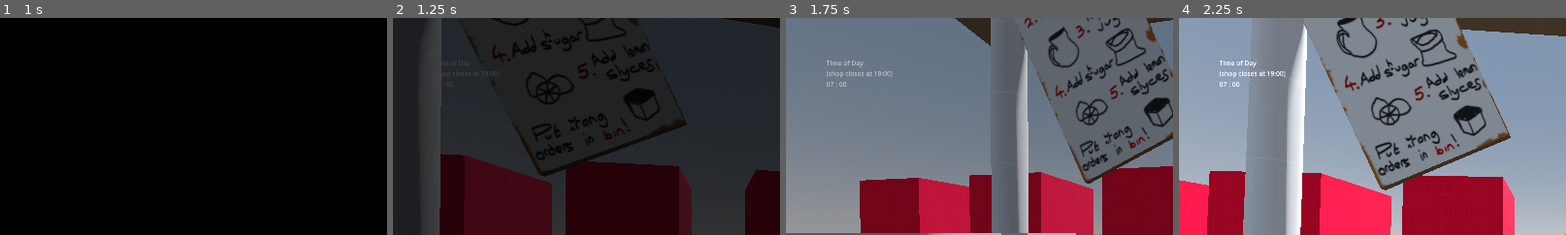
Above: before the commit, frames 1-4 (left to right).
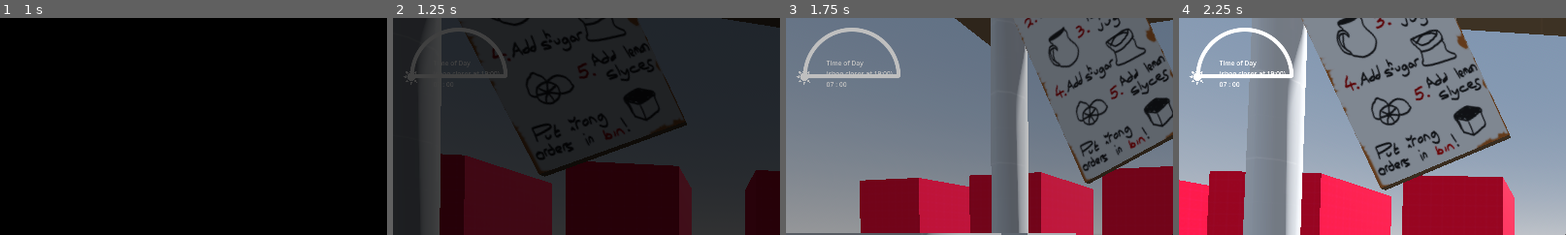
Above: after the commit, the same moments.

Repository: joshuaclarkuk/ProjectLemonade
Game: Godot game, scene res://Levels/main.tscn
Two runs of this game, one before a commit and one after it. Both use one fixed random seed, a clock stepped at 60 frames per second and the inputs below. This scene is started directly instead of the project's main scene.
Inputs (mouse positions are % of the whole screen's width and height, from its top left):
- Up to frame 1 (1 s): tap Enter at 0.5 s; move the mouse to (55, 50) at 0.52 s; press the mouse at (55, 50) at 0.53 s
- Up to frame 2 (1.25 s): no input
- Up to frame 3 (1.75 s): tap Enter at 1.25 s; move the mouse to (45, 50) at 1.27 s; release the mouse at (45, 50) at 1.28 s; click (45, 50) at 1.35 s
- Up to frame 4 (2.25 s): tap Enter at 2 s; move the mouse to (52, 48) at 2.02 s; press the mouse at (52, 48) at 2.03 s
The pictures show only the part of the screen within x 0-50%, y 0-50%; the shares and areas given below are measured in that part.

Frame 1 is identical in both runs. In frame 2, 0.9% of the frame differs, in the area x 2-30%, y 4-31%; in frame 3, 1.2%; in frame 4, 1.2%.

Commit message:
Made Start on Sun Timer Graphic
Clipping children doesn't seem to work so having to think of another way around it

Diff:
--- a/Levels/main.tscn
+++ b/Levels/main.tscn
@@ -10,7 +10,9 @@
 [ext_resource type="PackedScene" uid="uid://bj3sf7s4cywbv" path="res://Zombie/queue_point.tscn" id="6_clnmg"]
 [ext_resource type="Material" uid="uid://bbpj184144cky" path="res://Materials/Prototyping/prototyping_red.tres" id="7_xslve"]
 [ext_resource type="Texture2D" uid="uid://bser51axymuul" path="res://Assets/Textures/GameOverScreen/End of Days.png" id="10_fpe8g"]
+[ext_resource type="Texture2D" uid="uid://cp1wweib5foxc" path="res://Assets/Textures/sun-3337.png" id="10_qtea6"]
 [ext_resource type="Texture2D" uid="uid://c5pdexm3hrp8y" path="res://Assets/Textures/SplashScreens/Black Splash.png" id="11_cu7dw"]
+[ext_resource type="Texture2D" uid="uid://5xcm3460ocn2" path="res://Assets/Textures/SemiCircle.png" id="11_f514r"]
 [ext_resource type="FontFile" uid="uid://nuspnysmmlfs" path="res://Assets/Fonts/Montserrat-SemiBold.ttf" id="11_uujn6"]
 
 [sub_resource type="ProceduralSkyMaterial" id="ProceduralSkyMaterial_g0bop"]
@@ -45,6 +47,7 @@
 [node name="Main" type="Node3D"]
 script = ExtResource("1_t6mj7")
 zombie = ExtResource("5_1hf5j")
+max_time_in_day = 6.0
 
 [node name="WorldEnvironment" type="WorldEnvironment" parent="."]
 environment = SubResource("Environment_1cgnf")
@@ -55,7 +58,9 @@
 
 [node name="AudioPlayers" type="Node" parent="."]
 
-[node name="AmbiencePlayer" type="AudioStreamPlayer" parent="AudioPlayers"]
+[node name="AmbiencePlayerBirds" type="AudioStreamPlayer" parent="AudioPlayers"]
+
+[node name="AmbiencePlayerTrees" type="AudioStreamPlayer" parent="AudioPlayers"]
 
 [node name="BGMPlayer" type="AudioStreamPlayer" parent="AudioPlayers"]
 stream = ExtResource("3_dp8sl")
@@ -159,6 +164,31 @@
 [node name="ZombieSpawnTimer" type="Timer" parent="Timers"]
 wait_time = 15.0
 autostart = true
+
+[node name="SunPivot" type="Control" parent="."]
+layout_mode = 3
+anchors_preset = 0
+offset_left = 168.0
+offset_top = 145.0
+offset_right = 208.0
+offset_bottom = 185.0
+
+[node name="SunTexture" type="TextureRect" parent="SunPivot"]
+layout_mode = 0
+offset_left = -143.0
+offset_top = -19.0
+offset_right = -103.0
+offset_bottom = 21.0
+texture = ExtResource("10_qtea6")
+expand_mode = 1
+
+[node name="SkySemiCircle" type="TextureRect" parent="."]
+clip_children = 2
+offset_left = 35.0
+offset_top = 8.0
+offset_right = 291.0
+offset_bottom = 264.0
+texture = ExtResource("11_f514r")
 
 [node name="EndDayScreen" type="Control" parent="."]
 layout_mode = 3
--- a/Scripts/Player/player.gd
+++ b/Scripts/Player/player.gd
@@ -18,6 +18,7 @@
 @onready var tutorial_panel: PanelContainer = $TutorialPanel
 @onready var money_audio: AudioStreamPlayer = $AudioPlayers/MoneyAudio
 @onready var animation_player: AnimationPlayer = $AnimationPlayer
+@onready var sun_pivot: Control = $GameUI/SunPivot
 
 @export_range(0.001, 0.005) var mouse_sensitivity: float = 0.002
 @export var combo_multiplier_to_add: float = 0.2
--- a/Scripts/main.gd
+++ b/Scripts/main.gd
@@ -7,6 +7,7 @@
 @onready var spawn_points: Node3D = $SpawnPoints
 @onready var leave_points: Node3D = $LeavePoints
 @onready var zombie_spawn_timer: Timer = $Timers/ZombieSpawnTimer
+@onready var sun_pivot: Control = $SunPivot
 @onready var lemonade_stand: CSGBox3D = $LemonadeStand
 
 # End of day timers and screens
@@ -24,7 +25,6 @@
 @onready var drinks_binned_stat: Label = $EndDayScreen/StatsGrid/DrinksBinnedStat
 
 #Audio Players
-@onready var ambience_player: AudioStreamPlayer = $AudioPlayers/AmbiencePlayer
 @onready var bgm_player: AudioStreamPlayer = $AudioPlayers/BGMPlayer
 
 
@@ -38,6 +38,7 @@
 
 # Populate Spawn arrays
 var tool_manager: ToolManager
+var tutorial_panel: PanelContainer = null
 var spawn_points_array: Array = []
 var queue_points_array: Array[QueuePoint] = []
 var leave_points_array: Array[Marker3D] = []
@@ -84,10 +85,11 @@
 	GameManager.set_player(player)
 	GameManager.set_camera(player.get_node("CameraPivot/SmoothCamera"))
 
-	# Get reference to Tool_Manager
+	# Get references
 	tool_manager = lemonade_stand.get_node("ObjectManager")
 	if !tool_manager:
 		printerr("Couldn't find ToolManager!")
+	tutorial_panel = player.get_node("TutorialPanel")
 
 	# Populate spawn points array
 	for i in spawn_points.get_children():
@@ -130,7 +132,7 @@
 	tool_manager.drink_served.connect(serve_zombie_at_front_of_queue)
 	day_has_ended.connect(player.end_day)
 	player.fear_at_max.connect(end_day)
-	player.get_node("TutorialPanel").game_has_started.connect(set_game_has_started.bind(true))
+	tutorial_panel.game_has_started.connect(set_game_has_started.bind(true))
 	tool_manager.mistake_made.connect(increase_mistakes_made_stat)
 	tool_manager.binned_drink.connect(increase_drinks_binned_stat)
 
@@ -138,6 +140,7 @@
 func _process(delta: float) -> void:
 	if is_time_running:
 		pass_time_and_update_game_clock(delta)
+		rotate_sun_pivot()
 		decrease_spawn_time_throughout_day() # Decreases the spawn time every hour
 		if time_left_in_day <= 0.0:
 			end_day()
@@ -146,12 +149,17 @@
 func _input(event: InputEvent) -> void:
 	if event.is_action_pressed("debug1"):
 		toggle_debug_cam()
+
 
 func toggle_debug_cam() -> void:
 	if overview_cam.is_current():
 			player.get_node("CameraPivot/SmoothCamera").set_current(true)
 	else:
 		overview_cam.set_current(true)
+
+func start_playing_background_audio(audioplayer: AudioStreamPlayer) -> void:
+	audioplayer.volume_db = -6.0
+	audioplayer.play()
 
 
 func set_game_has_started(has_started: bool) -> void:
@@ -179,6 +187,12 @@
 		# Update the labels
 		player.day_timer_label_minutes.text = "%02d" % minutes
 		player.day_timer_label_hours.text = "%02d" % hours
+
+
+func rotate_sun_pivot() -> void:
+	var elapsed_fraction = (max_time_in_day - time_left_in_day) / max_time_in_day
+	var new_rotation = elapsed_fraction * TOTAL_SUN_ROTATION
+	sun_pivot.rotation = deg_to_rad(new_rotation)
 
 
 func decrease_spawn_time_throughout_day() -> void:
Binary file added: Assets/Textures/SemiCircle.png
Not shown, added: Assets/Textures/SemiCircle.png.import
Binary file added: Assets/Textures/sun-3337.png
Not shown, added: Assets/Textures/sun-3337.png.import
Binary file added: Assets/Textures/white_circle.png
Not shown, added: Assets/Textures/white_circle.png.import
Not shown: 1 places in Levels/main.tscn that only renumber resources
